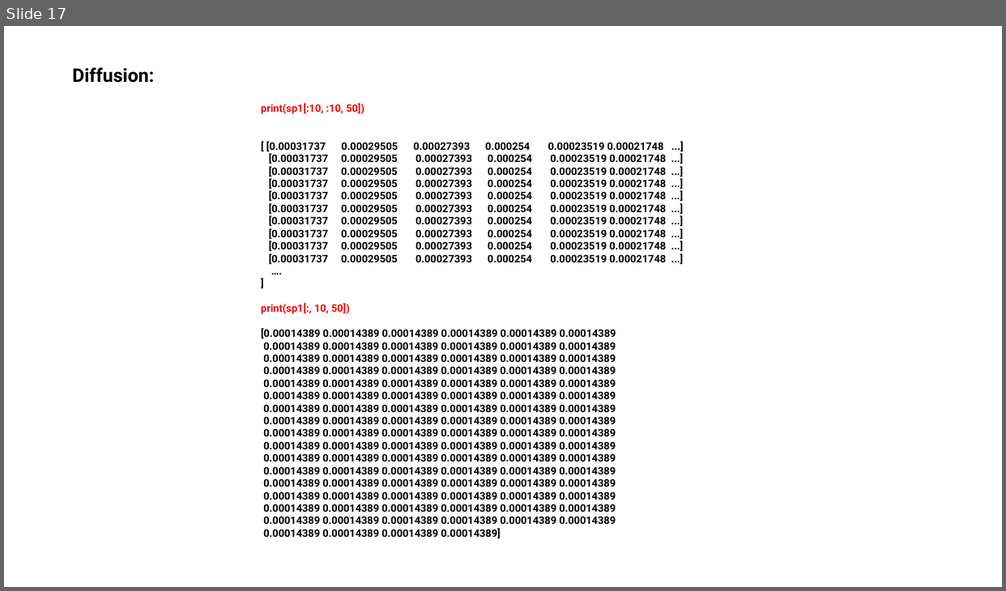
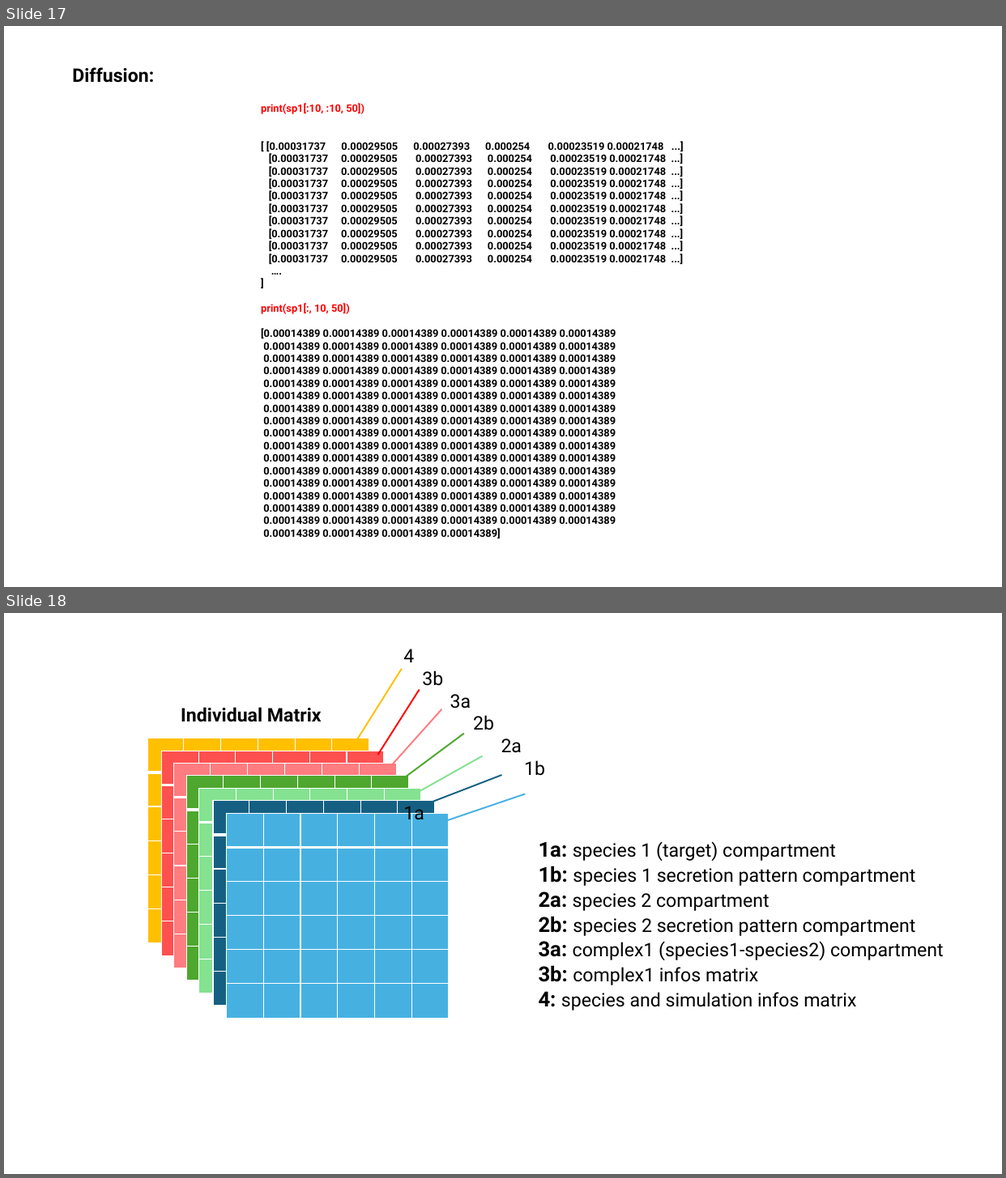
Before and after one commit to LoqmanSamani/grn-designer, a slide deck: pres/sim_system.pptx. Shown one above the other, each under a label of ours: slide 17 before the commit, slides 17 and 18 after it. The pictures are 1006x591 and 1006x1178 pixels, drawn with LibreOffice and Linux fonts; fonts in the diff are those of the drawing. Boxes give left, top, right and bottom in pixels: in the first picture for what was removed or moved away, otherwise in the second. Text is boxed around its words. In the diff, an @@ line names an element or a change of style, - is before the commit and + after.

```diff
--- a/pres/sim_system.pptx
+++ b/pres/sim_system.pptx
@@ slide 18 added at (4,613,1002,1174), background #FFFFFF @@
@@ text added at (403,649,545,824), 18 pt, text #000000 @@
+4
+3b
+3a
+2b
+2a
+1b
+1a
@@ line added from (402, 668) to (357, 739), #FFC000 1.5 pt @@
@@ text added at (181,707,322,722), 18 pt, text #000000, bold @@
+Individual Matrix
@@ line added from (420, 689) to (377, 756), #FF0000 1.5 pt @@
@@ line added from (442, 709) to (390, 767), #FF7C80 1.5 pt @@
@@ line added from (464, 734) to (399, 781), #4EA72E 1.5 pt @@
@@ table added at (147,738,372,943), 6 rows, 6 columns @@
+ |  |  |  |  | 
+ |  |  |  |  | 
+ |  |  |  |  | 
+ |  |  |  |  | 
+ |  |  |  |  | 
+ |  |  |  |  | 
@@ table added at (161,751,386,956), 6 rows, 6 columns @@
+ |  |  |  |  | 
+ |  |  |  |  | 
+ |  |  |  |  | 
+ |  |  |  |  | 
+ |  |  |  |  | 
+ |  |  |  |  | 
@@ line added from (483, 756) to (415, 794), #84E291 1.5 pt @@
@@ table added at (174,764,398,969), 6 rows, 6 columns @@
+ |  |  |  |  | 
+ |  |  |  |  | 
+ |  |  |  |  | 
+ |  |  |  |  | 
+ |  |  |  |  | 
+ |  |  |  |  | 
@@ table added at (187,776,411,981), 6 rows, 6 columns @@
+ |  |  |  |  | 
+ |  |  |  |  | 
+ |  |  |  |  | 
+ |  |  |  |  | 
+ |  |  |  |  | 
+ |  |  |  |  | 
@@ line added from (502, 776) to (420, 807), #156082 1.5 pt @@
@@ table added at (198,788,424,994), 6 rows, 6 columns @@
+ |  |  |  |  | 
+ |  |  |  |  | 
+ |  |  |  |  | 
+ |  |  |  |  | 
+ |  |  |  |  | 
+ |  |  |  |  | 
@@ table added at (213,801,437,1006), 6 rows, 6 columns @@
+ |  |  |  |  | 
+ |  |  |  |  | 
+ |  |  |  |  | 
+ |  |  |  |  | 
+ |  |  |  |  | 
+ |  |  |  |  | 
@@ line added from (525, 794) to (432, 825), #46B1E1 1.5 pt @@
@@ table added at (226,813,451,1018), 6 rows, 6 columns @@
+ |  |  |  |  | 
+ |  |  |  |  | 
+ |  |  |  |  | 
+ |  |  |  |  | 
+ |  |  |  |  | 
+ |  |  |  |  | 
@@ text added at (539,841,944,1011), 18 pt, text #000000 @@
+1a: species 1 (target) compartment
+1b: species 1 secretion pattern compartment
+2a: species 2 compartment
+2b: species 2 secretion pattern compartment
+3a: complex1 (species1-species2) compartment
+3b: complex1 infos matrix
+4: species and simulation infos matrix
```
Also in this commit, not shown: 2 other slides added, 3 other files.
